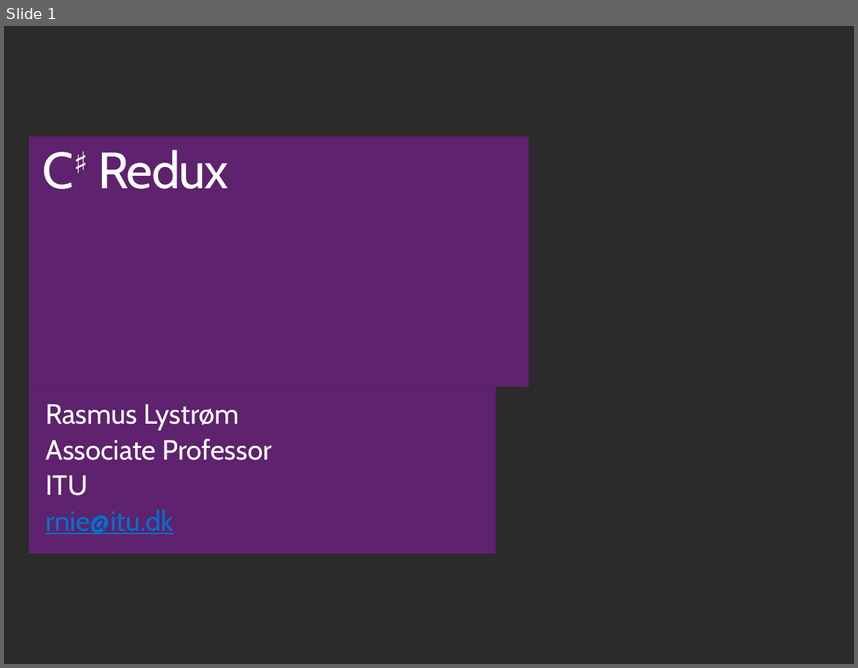
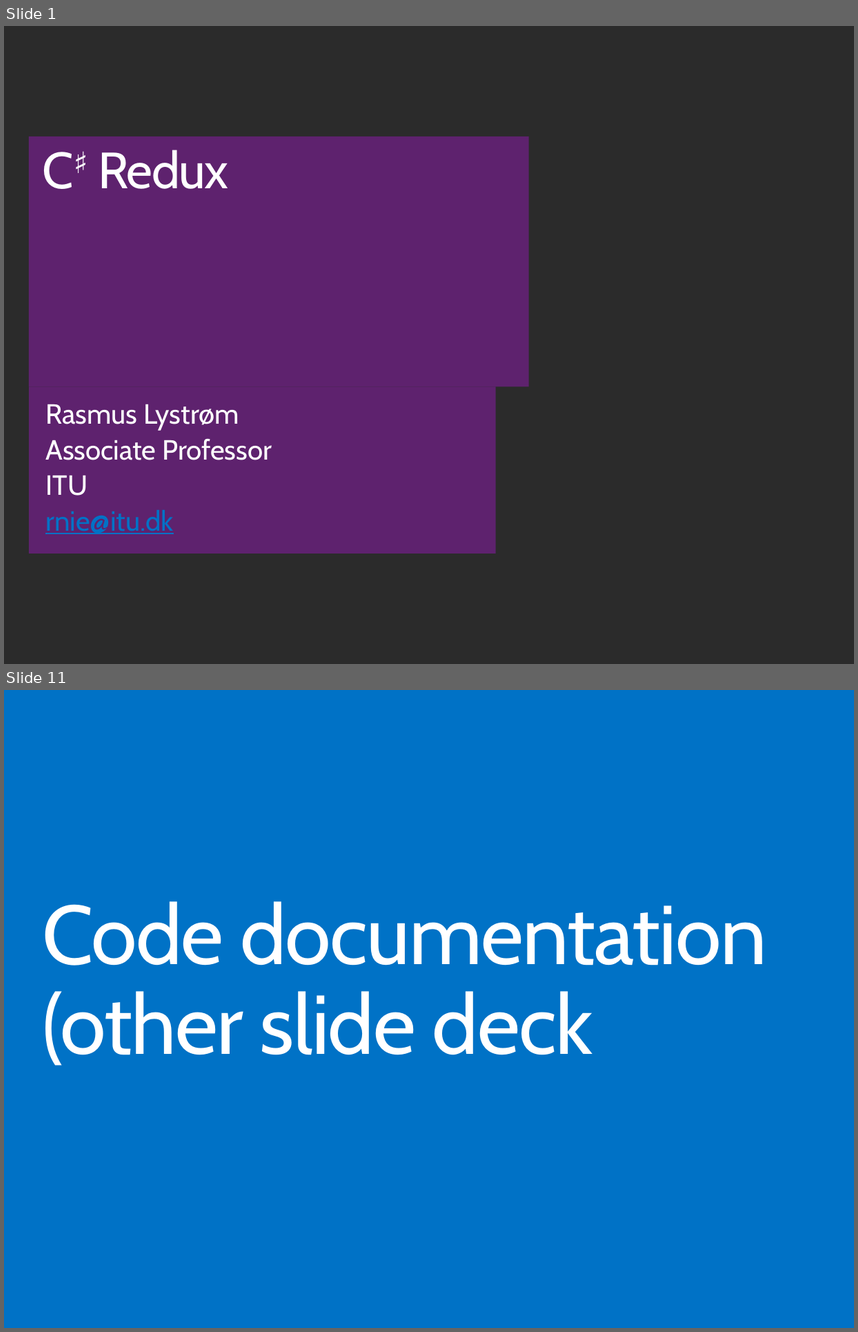
Before and after one commit to ondfisk/BDSA2018, a slide deck: Slides/Lecture11 - CSharp Redux.pptx. Shown one above the other, each under a label of ours: slide 1 before the commit, slides 1 and 11 after it; the slides between them are not shown. The pictures are 858x668 and 858x1332 pixels, drawn with LibreOffice and Linux fonts; fonts in the diff are those of the drawing; background and template pictures are left out; a plain dark background stands for a picture behind light text. Boxes give left, top, right and bottom in pixels: in the first picture for what was removed or moved away, otherwise in the second. Text is boxed around its words. In the diff, an @@ line names an element or a change of style, - is before the commit and + after.

```diff
--- a/Slides/Lecture11 - CSharp Redux.pptx
+++ b/Slides/Lecture11 - CSharp Redux.pptx
@@ slide 11 added at box(4, 690, 854, 1328), background #0072C6 @@
@@ title added at box(43, 901, 766, 1065), 72 pt, text #FFFFFF @@
+Code documentation
+(other slide deck
```
Also in this commit, not shown: 9 other slides added, 1 slide removed, 52 other files.
